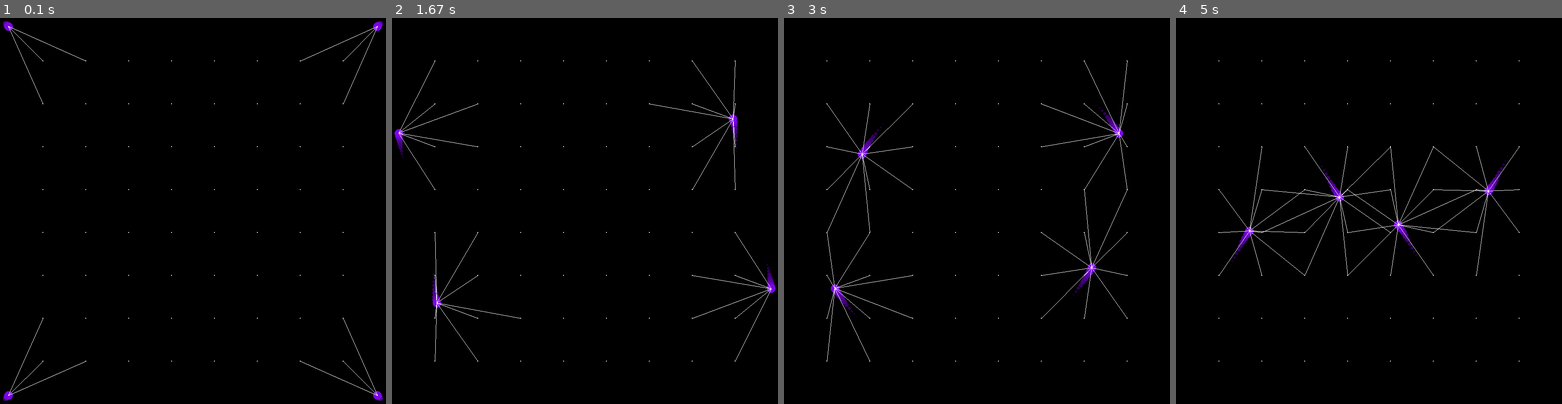
Above: before the commit, frames 1-4 (left to right).
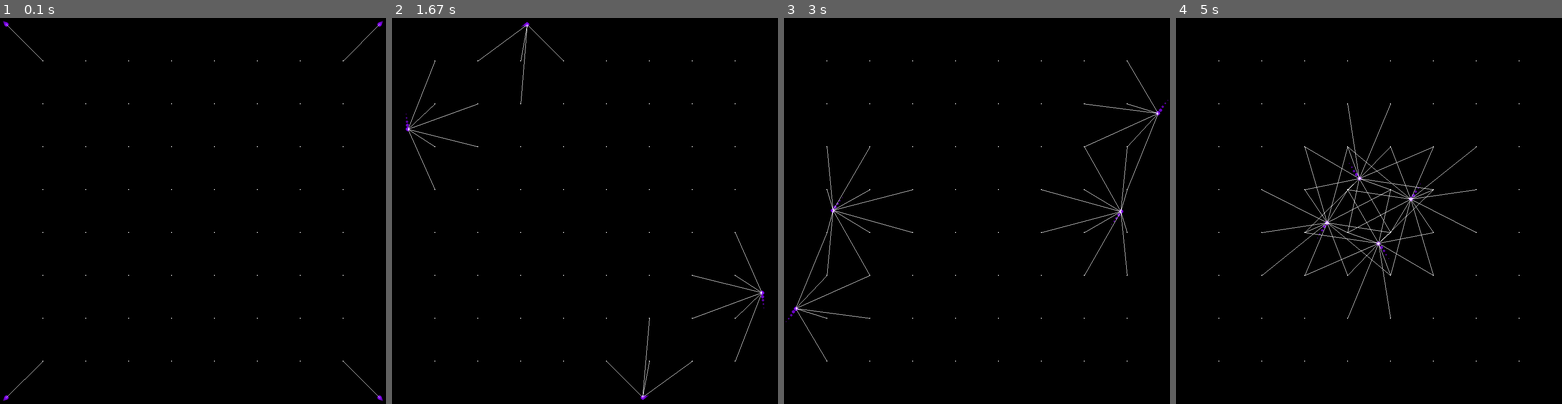
Above: after the commit, the same moments.

Repository: cdcformatc/PyPart
Game: pygame game, started from balltest.py
Two runs of this game, one before a commit and one after it. Both use one fixed random seed, a clock stepped at 60 frames per second and the inputs below. The source is Python 2; it was converted automatically to run under Python 3.
Inputs:
- Up to frame 1 (0.1 s): no input
- Up to frame 2 (1.67 s): hold R 0.33-0.8 s; hold Right 0.33-0.8 s; hold Right 0.83-1.3 s; hold Up 1.33-1.63 s
- Up to frame 3 (3 s): hold Right 1.67-2.13 s; hold Left 2.17-2.7 s; hold Down from 2.73 s (still down)
- Up to frame 4 (5 s): release Down at 3.03 s; hold Left 3.07-3.47 s; hold Up 3.5-3.87 s; hold Right 3.9-4.53 s; hold Down 4.57-4.93 s; hold Left from 4.97 s (still down)

The runs differ from the first frame. In frame 1, 0.3% of the frame differs, in the area x 0-100%, y 0-100%; in frame 2, 1.1%; in frame 3, 1.5%; in frame 4, 1.8%, in the area x 11-89%, y 22-78%.

Commit message:
Change keyboard poll to event system and add reset

Diff:
--- a/balltest.py
+++ b/balltest.py
@@ -20,11 +20,6 @@
 ATTRACT_ACCEL = 0.225,0.225
 MAX_SPEED = 15
 
-def read_keyboard():
-    x = pygame.key.get_pressed()
-    if x[pygame.K_ESCAPE] or x[pygame.K_q] or x[pygame.K_BREAK]:
-        pygame.event.post(pygame.event.Event(pygame.QUIT))
-
 def main():
     pygame.init()
     clock = pygame.time.Clock()
@@ -38,7 +33,7 @@
 
     for i in range(2):
         for j in range(2):
-            ball = Particle(screen.get_rect(), max_speed=15, color=(125,5,230), gravity=GRAVITY, friction=FRICTION_COEFFICIENT)
+            ball = Particle(screen.get_rect(), max_speed=15, color=(125,5,230), gravity=GRAVITY, friction=FRICTION_COEFFICIENT, size=5)
             ball.ox = i*FIELD_SIZE
             ball.oy = j*FIELD_SIZE
             ball.reset()
@@ -57,11 +52,16 @@
     while not done:
         dt = clock.tick(FRAME_RATE) #limit to 120 fps
         screen.fill(black)
-        read_keyboard()
 
         for event in pygame.event.get():
             if event.type == pygame.QUIT:
                 done = True
+
+            if event.type == pygame.KEYDOWN:
+                if event.key == pygame.K_ESCAPE or event.key == pygame.K_q or event.key == pygame.K_BREAK:
+                    pygame.event.post(pygame.event.Event(pygame.QUIT))
+                if event.key == pygame.K_r:
+                    [ball.reset() for ball in balls]
 
         for i,ball in enumerate(balls):
             pressed = ball.move_keyboard(pygame.key.get_pressed(), ((1 if (i%2) else -1) * KEY_ACCEL[0] , (1 if (i>=2) else -1) * KEY_ACCEL[1]))
